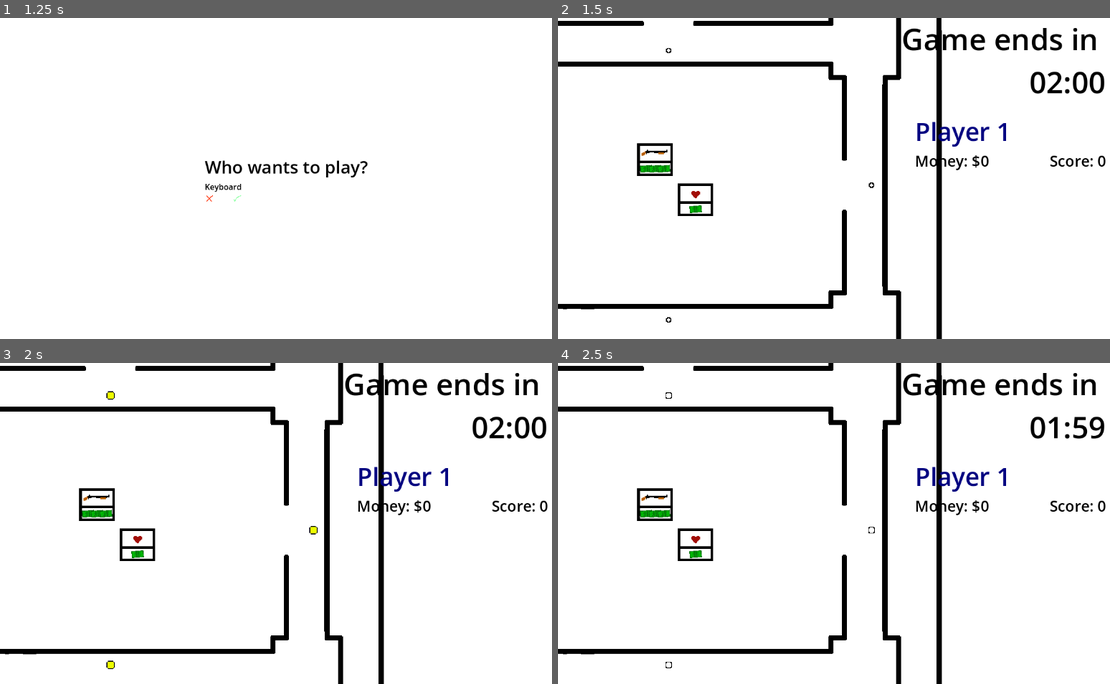
Above: before the commit, frames 1-4 (two rows, left to right).
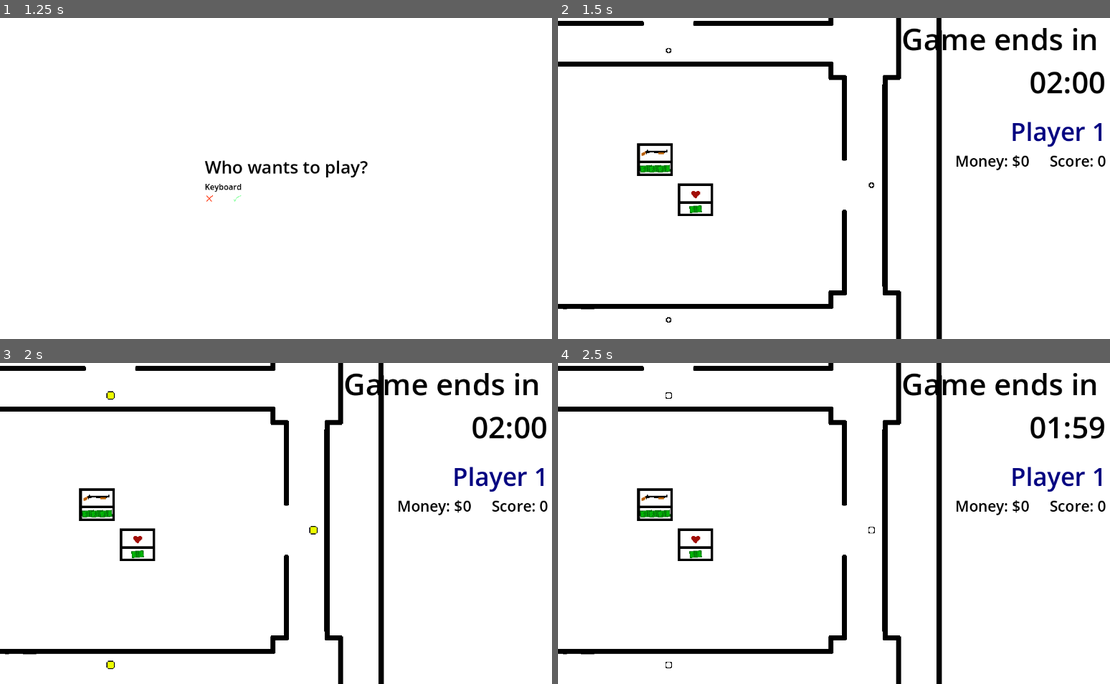
Above: after the commit, the same moments.

Repository: haihala/SGH-winter-jam-2025
Game: Godot game, scene res://menus/main_menu.tscn
Two runs of this game, one before a commit and one after it. Both use one fixed random seed, a clock stepped at 60 frames per second and the inputs below.
Inputs:
- Up to frame 1 (1.25 s): click "Play" at 0.5 s
- Up to frame 2 (1.5 s): tap Enter at 1.25 s; hold D (kb_right) from 1.28 s (still down); tap Space (kb_attack) at 1.35 s
- Up to frame 3 (2 s): keep holding D (kb_right)
- Up to frame 4 (2.5 s): release D (kb_right) at 2.03 s; hold S (kb_down) from 2.03 s (still down); tap Space (kb_attack) at 2.1 s

Frame 1 is identical in both runs. In frame 2, 1.2% of the frame differs, in the area x 64-99%, y 32-48%; in frame 3, 1.2%; in frame 4, 1.2%.

Commit message:
Show held item in UI

Diff:
--- a/godot-project/level/world.gd
+++ b/godot-project/level/world.gd
@@ -57,6 +57,7 @@
 	player.look_at(Vector2.ZERO)
 	player.death.connect(player_death)
 	player.update_money_ui.connect(huds[player_index].update_money)
+	player.new_held_item.connect(huds[player_index].update_held_item)
 	players[player_index] = player
 	get_tree().root.add_child.call_deferred(player)
 
--- a/godot-project/player/player.gd
+++ b/godot-project/player/player.gd
@@ -2,6 +2,7 @@
 
 signal death
 signal update_money_ui
+signal new_held_item
 
 var holding: Item.Type
 var health: int = 3
@@ -90,6 +91,7 @@
 		ammo -= 1
 		if ammo == 0:	# -1 ammo means infinite
 			holding = Item.Type.NONE
+			new_held_item.emit(holding)
 		$AttackSound.play(0.0)
 
 func spawn_attack(scene: PackedScene, attached: bool, angle_offset: float = 0) -> void:
@@ -142,6 +144,7 @@
 	else:
 		holding = item_type
 		ammo = Item.ammo_for(item_type)
+		new_held_item.emit(holding)
 
 func take_damage(damaging_attack):
 	health -= 1
--- a/godot-project/player/player_ui.gd
+++ b/godot-project/player/player_ui.gd
@@ -3,6 +3,7 @@
 @export var player_label: Label
 @export var money_label: Label
 @export var score_label: Label
+@export var held_icon: TextureRect
 
 func init(player_index: int) -> void:
 	player_label.text = "Player %s" % (player_index + 1)
@@ -13,8 +14,15 @@
 	update_money(0)
 	update_score(0)
 
-func update_money(money):
+func update_money(money: int) -> void:
 	money_label.text = "Money: $%s" % money
 
-func update_score(score):
+func update_score(score: int) -> void:
 	score_label.text = "Score: %s" % score
+
+func update_held_item(item_type: Item.Type) -> void:
+	if item_type == Item.Type.NONE:
+		held_icon.visible = false
+	else:
+		held_icon.texture = Item.get_texture(item_type)
+		held_icon.visible = true
--- a/godot-project/player/player_ui.tscn
+++ b/godot-project/player/player_ui.tscn
@@ -1,20 +1,16 @@
-[gd_scene load_steps=3 format=3 uid="uid://b61g7bl4qn63q"]
+[gd_scene load_steps=4 format=3 uid="uid://b61g7bl4qn63q"]
 
 [ext_resource type="Script" path="res://player/player_ui.gd" id="1_fiqdv"]
 [ext_resource type="Theme" uid="uid://ck8eyctgeg42k" path="res://theme.tres" id="2_w4qbw"]
+[ext_resource type="Texture2D" uid="uid://clrhonvd4n3k7" path="res://items/heart-sprite.tres" id="3_qqcj1"]
 
-[node name="Player UI" type="MarginContainer" node_paths=PackedStringArray("player_label", "money_label", "score_label")]
-anchors_preset = 8
-anchor_left = 0.5
-anchor_top = 0.5
-anchor_right = 0.5
-anchor_bottom = 0.5
-offset_left = -121.0
-offset_top = -68.0
-offset_right = 121.0
-offset_bottom = 68.0
-grow_horizontal = 2
-grow_vertical = 2
+[node name="Player UI" type="MarginContainer" node_paths=PackedStringArray("player_label", "money_label", "score_label", "held_icon")]
+anchors_preset = 1
+anchor_left = 1.0
+anchor_right = 1.0
+offset_left = -301.0
+offset_bottom = 155.0
+grow_horizontal = 0
 theme_override_constants/margin_top = 20
 theme_override_constants/margin_right = 50
 theme_override_constants/margin_bottom = 20
@@ -22,20 +18,33 @@
 player_label = NodePath("VBoxContainer/Player label")
 money_label = NodePath("VBoxContainer/HBoxContainer/Money label")
 score_label = NodePath("VBoxContainer/HBoxContainer/Score label")
+held_icon = NodePath("VBoxContainer/HBoxContainer/Held item")
 
 [node name="VBoxContainer" type="VBoxContainer" parent="."]
 layout_mode = 2
+size_flags_horizontal = 8
+size_flags_vertical = 0
 
 [node name="Player label" type="Label" parent="VBoxContainer"]
 layout_mode = 2
+size_flags_horizontal = 8
 theme = ExtResource("2_w4qbw")
 theme_override_font_sizes/font_size = 50
 text = "Player 1"
 
 [node name="HBoxContainer" type="HBoxContainer" parent="VBoxContainer"]
 layout_mode = 2
-theme_override_constants/separation = 11
-alignment = 1
+size_flags_horizontal = 8
+size_flags_vertical = 0
+theme_override_constants/separation = 41
+alignment = 2
+
+[node name="Held item" type="TextureRect" parent="VBoxContainer/HBoxContainer"]
+visible = false
+texture_filter = 1
+layout_mode = 2
+texture = ExtResource("3_qqcj1")
+expand_mode = 2
 
 [node name="Money label" type="Label" parent="VBoxContainer/HBoxContainer"]
 layout_mode = 2
@@ -43,10 +52,6 @@
 theme_override_font_sizes/font_size = 30
 text = "Money: "
 
-[node name="Control" type="Control" parent="VBoxContainer/HBoxContainer"]
-custom_minimum_size = Vector2(100, 0)
-layout_mode = 2
-
 [node name="Score label" type="Label" parent="VBoxContainer/HBoxContainer"]
 layout_mode = 2
 theme = ExtResource("2_w4qbw")
